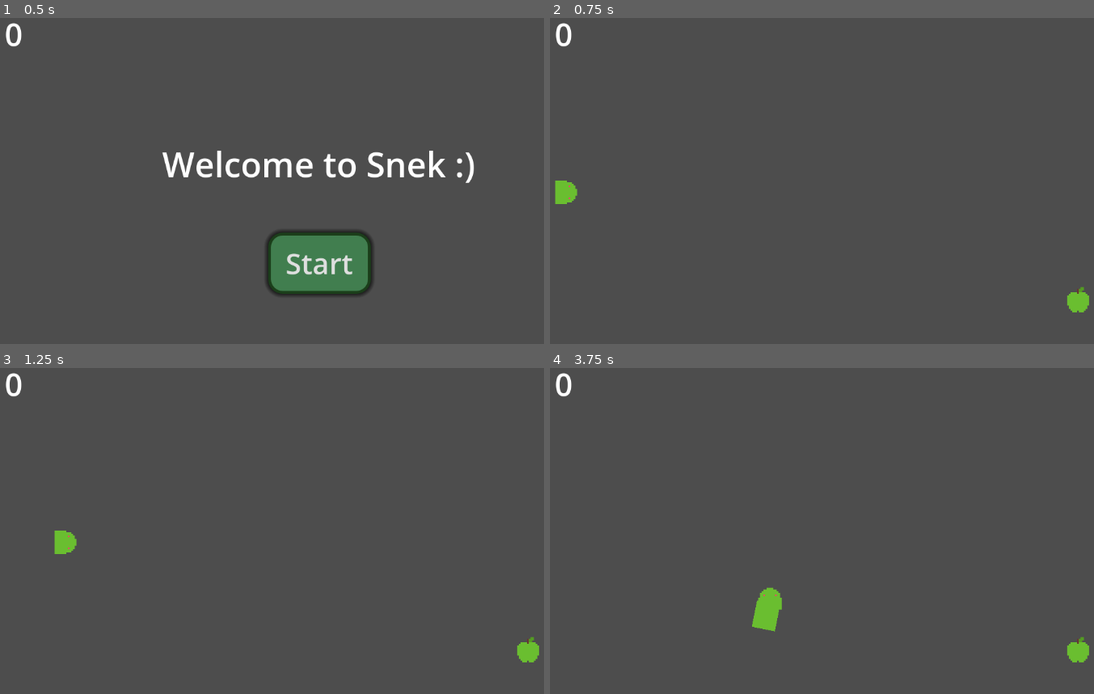
Above: before the commit, frames 1-4 (two rows, left to right).
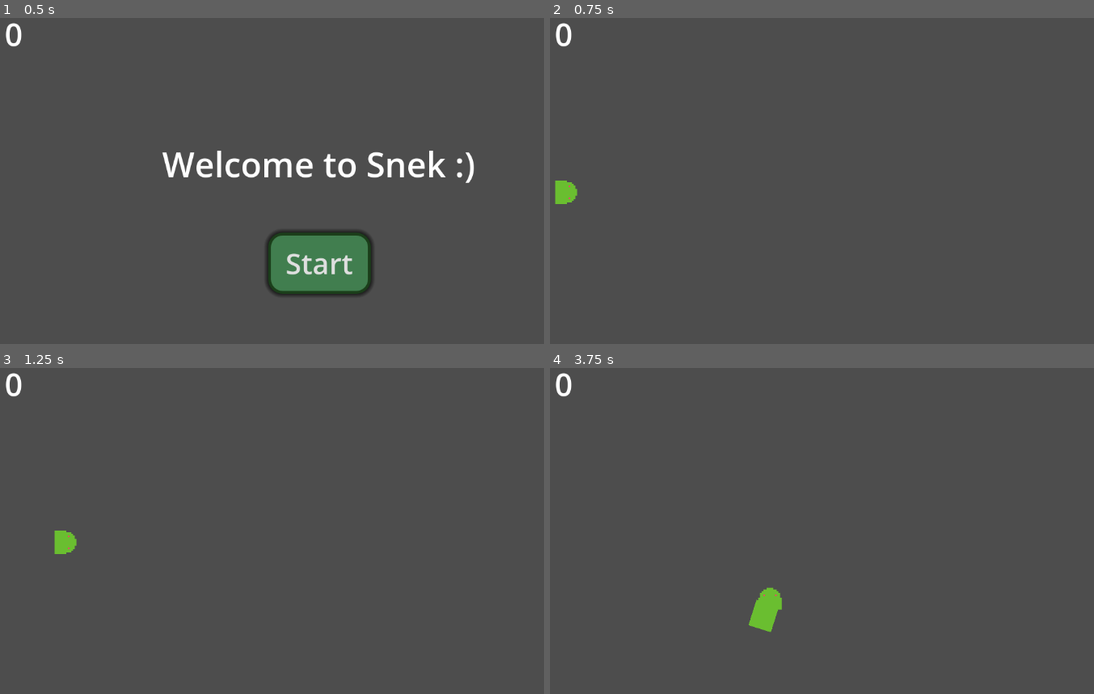
Above: after the commit, the same moments.

Repository: hollisma/snek-godot
Game: Godot game, scene res://scenes/main.tscn
The game is run twice, just before and just after one commit, with the same random seed, the same clock (stepped at 60 frames per second) and the same inputs.
Inputs:
- Up to frame 1 (0.5 s): no input
- Up to frame 2 (0.75 s): click "Start" at 0.5 s
- Up to frame 3 (1.25 s): no input
- Up to frame 4 (3.75 s): hold D (move_right) 1.28-2.03 s; tap 1 (dev 1) at 1.35, 2.1, 3.05 s; hold S (move_down) 2.03-2.78 s; hold D (move_right) 2.78-3.53 s; tap 2 (dev 2) at 2.85 s; hold W (move_up) from 3.53 s (still down); tap 3 (dev 3) at 3.6 s

Frame 1 is identical in both runs. In frame 2, 0.2% of the frame differs, in the area x 95-100%, y 82-91%; in frame 3, 0.2%; in frame 4, 0.3%, in the area x 36-100%, y 70-91%.
Error after the commit: Parse Error: Identifier "current_levessal_id" not declared in the current scope. (res://scripts/level_manager.gd:23)

Commit message:
created level manager with working music / powerup spread as per Dictionary entry

Diff:
--- a/project.godot
+++ b/project.godot
@@ -19,6 +19,7 @@
 
 ThemeManager="*res://scripts/theme_manager.gd"
 MusicManager="*res://scenes/music_manager.tscn"
+LevelManager="*res://scripts/level_manager.gd"
 
 [global_group]
 
--- a/scenes/main.tscn
+++ b/scenes/main.tscn
@@ -5,10 +5,10 @@
 [ext_resource type="PackedScene" uid="uid://3bretq8smwia" path="res://scenes/hud.tscn" id="3_sugp2"]
 [ext_resource type="Script" uid="uid://gxagw548l4ud" path="res://scripts/food_manager.gd" id="4_jyhfs"]
 [ext_resource type="Script" uid="uid://brxig4gnqxov1" path="res://scripts/powerup_manager.gd" id="5_tbgi4"]
-[ext_resource type="PackedScene" uid="uid://fbvdjq64klcd" path="res://scenes/speed_up_power.tscn" id="6_tefeu"]
-[ext_resource type="PackedScene" uid="uid://c7gesy6mgxwbv" path="res://scenes/slow_down_power.tscn" id="7_o6xl0"]
+[ext_resource type="PackedScene" uid="uid://fbvdjq64klcd" path="res://scenes/speed_power.tscn" id="6_tefeu"]
+[ext_resource type="PackedScene" uid="uid://c7gesy6mgxwbv" path="res://scenes/slow_power.tscn" id="7_o6xl0"]
 [ext_resource type="PackedScene" uid="uid://br5ehq457aahs" path="res://scenes/music_power.tscn" id="8_eb6dy"]
-[ext_resource type="PackedScene" uid="uid://bry6emtqt1k87" path="res://scenes/visual_theme_power.tscn" id="9_trceg"]
+[ext_resource type="PackedScene" uid="uid://bry6emtqt1k87" path="res://scenes/visuals_power.tscn" id="9_trceg"]
 [ext_resource type="PackedScene" uid="uid://8aesp52ka4qr" path="res://scenes/scissors_power.tscn" id="10_jkv2x"]
 [ext_resource type="Script" uid="uid://d2nt2neteuy7u" path="res://scripts/theme_manager.gd" id="14_a8y0u"]
 
--- /dev/null
+++ b/scripts/level_manager.gd
@@ -0,0 +1,49 @@
+extends Node
+
+var current_level_id: String = ""
+var data: Dictionary = {}
+
+func start_level(level_id: String, powerup_manager: Node, food_manager: Node) -> void:
+	if not levels.has(level_id):
+		print("Level does not exist: ", level_id)
+		return
+
+	print("Starting level ", level_id)
+	current_level_id = level_id
+	data = levels[level_id]
+
+	MusicManager.play_song(load(data["music"]))
+	powerup_manager.apply_level_data(data)
+	powerup_manager.start_spawning()
+	food_manager.spawn_appl()
+
+func NOT_USED_get_current_level_data() -> Dictionary:
+	if current_level_id == "":
+		return {}
+	return levels[current_levessal_id]
+
+var levels = {
+	"normal": {
+		"win_con": "score",
+		"win_value": 25,
+		"music": "res://music/Running.ogg",
+		"powerups": {
+			"speed": 4,
+			"slow": 4,
+			"scissors": 2,
+			"music": 1,
+			"visuals": 1,
+		}
+	},
+	"feeding_time": {
+		"win_con": "length",
+		"win_value": 25,
+		"music": "res://music/Arpeggio with beats.ogg",
+		"powerups": {
+			"speed": 2,
+			"slow": 2,
+			"scissors": 3,
+			"visuals": 5, # "fatten": 5,
+		}
+	}
+}
--- a/scripts/main.gd
+++ b/scripts/main.gd
@@ -34,8 +34,10 @@
 	get_tree().call_group("powerups", "queue_free")
 	$snek.reset()
 	$snek.start()
-	food_manager.spawn_appl()
-	powerup_manager.start_spawning()
+	_start_level("normal")
+
+func _start_level(level_id: String):
+	LevelManager.start_level(level_id, powerup_manager, food_manager)
 
 func _on_appl_eaten(appl):
 	food_manager.spawn_appl()
--- a/scripts/music_manager.gd
+++ b/scripts/music_manager.gd
@@ -21,9 +21,9 @@
 	var new_song = current_track
 	while new_song == current_track:
 		new_song = songs.pick_random()
-	_play_song(new_song)
+	play_song(new_song)
 
-func _play_song(song: AudioStream):
+func play_song(song: AudioStream):
 	if song != current_track:
 		song.loop = true
 		current_track = song
--- a/scripts/powerup.gd
+++ b/scripts/powerup.gd
@@ -1,9 +1,5 @@
 extends Area2D
 class_name Powerup
-
-@export var duration: float = 8.0
-@export var powerup_type: String = "generic"
-@export var frequency: int = 3
 
 signal collected(powerup)
 
--- a/scripts/powerup_manager.gd
+++ b/scripts/powerup_manager.gd
@@ -14,10 +14,29 @@
 var total_freq: int = 0
 
 func _ready():
+	_apply_default_frequencies()
+
+func _apply_default_frequencies():
+	total_freq = 0
+	powerup_freq_table.clear()
 	for scene in powerup_scenes:
 		var temp = scene.instantiate()
-		var freq = temp.FREQUENCY
+		var freq = temp.FREQUENCY if "FREQUENCY" in temp else 1
 		temp.queue_free()
+		total_freq += freq
+		powerup_freq_table.append({ "scene": scene, "cumulative": total_freq })
+
+func apply_level_data(level_data):
+	if not level_data.has("powerups"):
+		return
+
+	var freqs = level_data["powerups"]
+	total_freq = 0
+	powerup_freq_table.clear()
+
+	for scene in powerup_scenes:
+		var key_name = _get_powerup_key(scene)
+		var freq = freqs.get(key_name, 0) # default 0 if powerup not in data
 		total_freq += freq
 		powerup_freq_table.append({ "scene": scene, "cumulative": total_freq })
 
@@ -42,9 +61,14 @@
 	var scene = _pick_powerup()
 	var powerup = scene.instantiate()
 	powerup.global_position = _get_spawn_location()
-
 	call_deferred("add_child", powerup)
 	powerup.collected.connect(_on_powerup_collected)
+
+func _get_powerup_key(scene: PackedScene) -> String:
+	var filename = scene.resource_path.get_file()
+	var name = filename.get_basename() # "speed_power"
+	name = name.replace("_power", "")         # "speed"
+	return name
 
 func _pick_powerup() -> PackedScene:
 	var roll = randi_range(1, total_freq)
@@ -64,7 +88,6 @@
 		pos = Vector2(x, y)
 		if snek_head.position.distance_to(pos) > margin * 2:
 			break
-
 	return pos
 
 func _on_powerup_collected(powerup):
--- a/scripts/snek.gd
+++ b/scripts/snek.gd
@@ -9,7 +9,7 @@
 @export var segment_distance_constant = 2400.0
 
 var speed = default_speed
-var segment_distance = 42.0
+var segment_distance = 46.0
 var moving = false
 
 # Store { position, distance }
Renamed: scenes/slow_down_power.tscn -> scenes/slow_power.tscn
Renamed: scenes/speed_up_power.tscn -> scenes/speed_power.tscn
Renamed: scenes/visual_theme_power.tscn -> scenes/visuals_power.tscn
Not shown, added: scripts/level_manager.gd.uid
